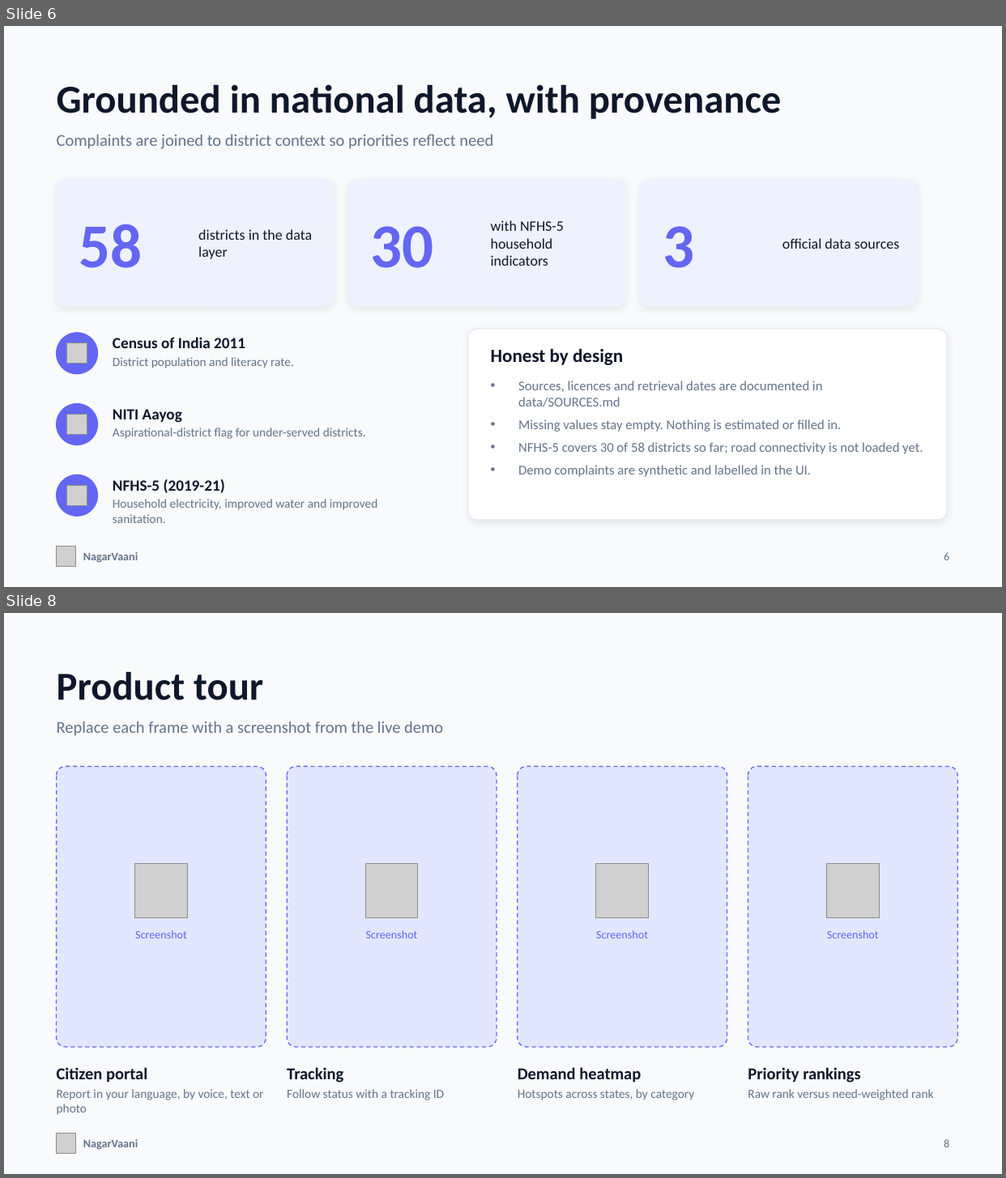
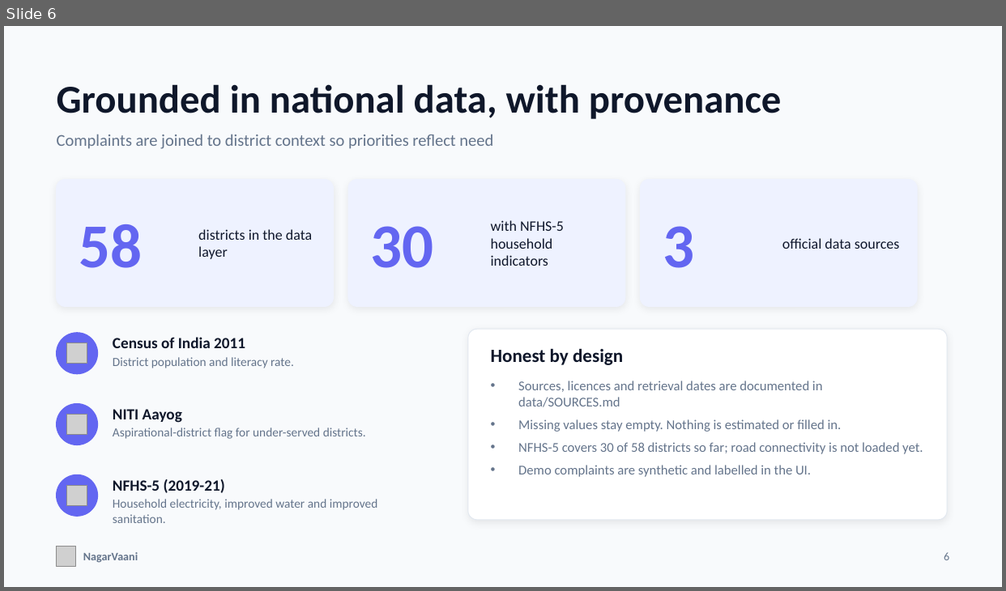
Before and after one commit to rohilkohli/NagarVaani, a slide deck: docs/NagarVaani-pitch-deck.pptx. Shown one above the other, each under a label of ours: slides 6 and 8 before the commit, slide 6 after it; the slides between them are not shown. The pictures are 1006x1178 and 1006x591 pixels, drawn with LibreOffice and Linux fonts; fonts in the diff are those of the drawing; grey boxes stand for pictures. Boxes give left, top, right and bottom in pixels: in the first picture for what was removed or moved away, otherwise in the second. Text is boxed around its words. In the diff, an @@ line names an element or a change of style, - is before the commit and + after.

Commit message:
docs: add real screenshots to deck and README; honest need-weighted slide

```diff
--- a/docs/NagarVaani-pitch-deck.pptx
+++ b/docs/NagarVaani-pitch-deck.pptx
@@ slide 8 removed at box(4, 613, 1002, 1174), background #F8FAFC @@
@@ text removed at box(57, 671, 263, 700) @@
-Product tour
@@ text removed at box(57, 722, 443, 736) @@
-Replace each frame with a screenshot from the live demo
@@ rounded rectangle removed at box(57, 766, 266, 1047) @@
@@ rounded rectangle removed at box(287, 766, 496, 1047) @@
@@ rounded rectangle removed at box(518, 766, 727, 1047) @@
@@ rounded rectangle removed at box(748, 766, 957, 1047) @@
@@ picture removed at box(135, 864, 187, 918) @@
@@ picture removed at box(365, 864, 418, 918) @@
@@ picture removed at box(596, 864, 649, 918) @@
@@ picture removed at box(827, 864, 879, 918) @@
@@ text removed at box(135, 931, 187, 939) @@
-Screenshot
@@ text removed at box(366, 931, 418, 939) @@
-Screenshot
@@ text removed at box(596, 931, 648, 939) @@
-Screenshot
@@ text removed at box(827, 931, 879, 939) @@
-Screenshot
@@ text removed at box(57, 1067, 147, 1083) @@
-Citizen portal
@@ text removed at box(287, 1067, 343, 1083) @@
-Tracking
@@ text removed at box(518, 1067, 641, 1083) @@
-Demand heatmap
@@ text removed at box(748, 1067, 861, 1083) @@
-Priority rankings
@@ text removed at box(57, 1089, 263, 1115) @@
-Report in your language, by voice, text or photo
@@ text removed at box(287, 1089, 444, 1101) @@
-Follow status with a tracking ID
@@ text removed at box(518, 1089, 694, 1101) @@
-Hotspots across states, by category
@@ text removed at box(748, 1089, 933, 1101) @@
-Raw rank versus need-weighted rank
@@ picture removed at box(57, 1133, 76, 1153) @@
@@ text removed at box(83, 1139, 138, 1150) @@
-NagarVaani
@@ text removed at box(944, 1139, 949, 1148) @@
-8
```
Also in this commit, not shown: 2 slides changed, 1 slide added, 8 other files.
